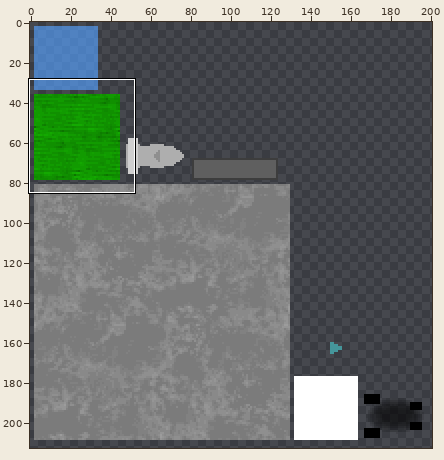
Two versions of one sprite sheet, core/assets/main.png. Above, an overview of the earlier version with the close-up marked.
Close-up. The starting point:
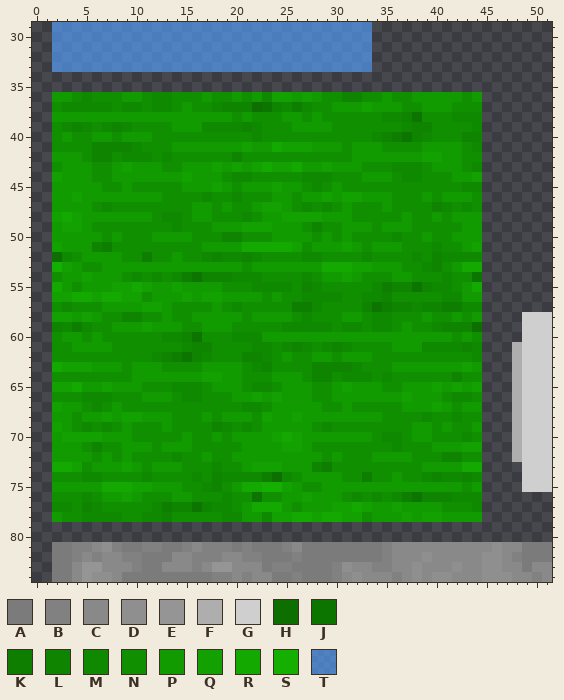
The file is 256x256 pixels. Pixels under 10% opacity are left out. Colours within 5 levels of each other are drawn and written as one. Shown: x 0..51, y 29..84. The wide view leaves out empty margins.
Palette (. is transparent): A #7b7b7b  B #818181  C #898989  D #8f8f8f  E #959595  F #aeaeae  G #cfcfcf  H #0c6f00  J #0c7500  K #0d7e00  L #0e8400  M #0f8a00  N #109000  P #119b00  Q #12a100  R #13a900  S #14af00  T #55a1ffa5
Once edited:
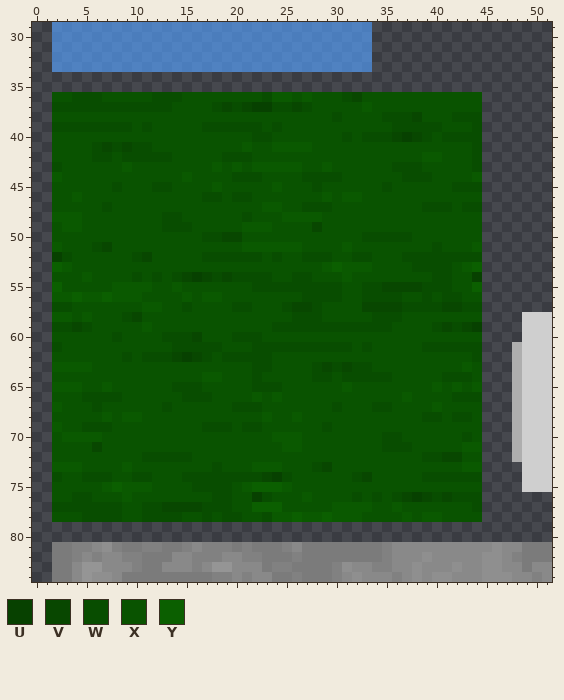
Colours new in this view: U #074100  V #084700  W #084d00  X #095300  Y #0b5f00
What changed:
colour Q: #12a100 -> #0a5900
y 36: x 2..23 PPNMNNNPPNMMNNNPNNPNPM -> XXWWWXXXXXWWWXXXXXXXXW; x 26 P -> X; x 28..44 PNNLLNNPNNPPPPPNP -> XXXWVXXXXXXXXXXXX
y 37: x 2..32 NMMMMMNMMNMMNPNNMLLLHJLMKMNNPPP -> WWWWWWWWWWWWXXXXWVWVUUWWVWXXXXX; x 34..44 PPPNNPPPNNN -> XXXXXXXXXXX
y 38: x 2..44 PPPPPPPPPPPPPPPPPPNPNNNPPNPNNNNNNMMLJNNNMMM -> XXXXXXXXXXXXXXXXXXXXXXXXXXXXWXXXXWWWVXXXWWW
y 39: x 2..44 NMLMNMLMNNNNPPPMMMMLMNNNPPPPNNNNNNNMLLNNNNM -> WWWWWWWWXWXXXXXWWWWWWXWXXXXXXXXXXXWWWWWXXXW
y 40: x 2..44 NPNNPPNPPPNNNNNNNNNNMNNNNNNNNNNNMLKJLMNNNLL -> XXXXXXXXXXXXXXXXXXXXWWXXXXXXXWXWWWVUVWXWWWW
y 41: x 2..20 NNNNLLLLMNNNPPPPPPP -> XXXXWVWVWWXXXXXXXXX; x 22..24 PPR -> XXQ; x 28..44 PPPNPPPNNNNPPPPNM -> XXXXXXXXXXXXXXXXW
y 42: x 2..38 PPPNLLNMMMNMNNNNNNLNNNNNNNNNNNPPPPPPP -> XXXXWWXWWWWWXXXXXWWWXXXXXXXXXXXXXXXXX; x 41..44 PPNN -> XXXW
y 43: x 2..8 NPPPNNP -> WXXXXXX; x 10..17 PPPNNPPP -> XXXXXXXX; x 19 P -> X; x 21 P -> X; x 23 R -> Q; x 26..28 RPP -> QXX; x 30..44 PPPNNNMMMNPPPNM -> XXXXXXWWWXXXXXW
y 44: x 3..14 PPPNNPPPPPPP -> XXXXXXXXXXXX; x 16..43 PPPNMMNNNNNMMMNNNPPPNMMNNNPP -> XXXXWWWXXXXWWWWXXXXXXWWWXXXX
y 45: x 2..17 PPPPPNNPNNNNNPPP -> XXXXXXWXXXWWXXXX; x 19..23 PNPPP -> XXXXX; x 25..44 PPNMNPNNNNNNNNNNNNMM -> XXXWXXXXXXWXXXXXXWWW
y 46: x 2..3 PP -> XX; x 5..28 PPPPPPPPNNNNMNNMNNNPPNPP -> XXXXXXXXXXXXWWXWWXXXXXXX; x 30 P -> X; x 33..44 PPPNNNPNPPPN -> XXXXXXXXXXXX
y 47: x 2..22 PPPPNMNNNNNNNNPPNPNNP -> XXXXXWXXXXXXXXXXXXXXX; x 25..44 PNMNMNPNNNPNNNNLMNMN -> XXWWWXXXXXXXXXWWWXWW
y 48: x 3 R -> Q; x 5..24 PPPPPPPNMMNPPNNNMNPP -> XXXXXXXXWWXXXXXXWXXX; x 29..44 PPPNNNNNPNNPNPPP -> XXXXXXXXXXXXXXXX
y 49: x 2 P -> X; x 5..20 PNNNNNNNNMNNNPPP -> XXXXXXXXWWWXXXXX; x 24..44 PPPNLNNPPPNPPPNNNNNPP -> XXXXVXXXXXXXXXXXXXXXX
y 50: x 2..44 PPPPPNPNNNPPPPNNNLLNNNPPPPNPNPNNNNMNNPNNPPP -> XXXXXXXXXXXXXXXWWVVXXXXXXXXXXXXWWWWWXXXXXXX
y 51: x 3..25 PPPLKNNNNNNNNNPPPPRRRRR -> XXXWVXXXXXXXXXXXXXQQQQQ; x 27..30 NPPP -> XXXX; x 32..43 PNPPPNNNMNNP -> XXXXXXXXWXXX
y 52: x 2..44 HMNPPPPNNKNNPNNMLMMLMNNNNMMNNNNMNNNNMNLMMMM -> UWXXXXXXWVXXXXXWWWWWWXWXXWWWXXWWXXXWWWWWWWW
y 53: x 2 S -> Y; x 4..31 PNNPPPPPPPPPPPPPPNPPPPPPPRRR -> XXXXXXXXXXXXXXXXXXXXXXXXXQYQ; x 34..44 PPPNNMLNPRR -> XXXXWWWWXQY
y 54: x 2..4 NPP -> XXX; x 6..30 PPPNMNMNMKJLLLMMMNNNNMNPP -> XXXXWXWXWVUVWVWWWWXXWWXXX; x 32..44 PNNNPPNNNMNNJ -> XXXXXXXXWWXXU
y 55: x 2..7 RPNPPP -> YXXXXX; x 10 R -> Q; x 12..13 PP -> XX; x 15..44 PPPPNNNMMMMNLMNNNNNMKLLJLMMNPR -> XXXXXXXWWWWWWWWWXXWWVVVVWWWXXY
y 56: x 4..5 RR -> YQ; x 7..8 RR -> YQ; x 11..14 NPPP -> XXXX; x 16 P -> X; x 19..44 PPPPNPNNMMMMNNMMLNNNNNMMPP -> XXXXXXXXWWWWXXWWWWXXWXWWXX
y 57: x 2..10 NMNNNPPPP -> WWXXXXXXX; x 13..44 PNNNNPNMNNNNNKKMNNNNLJKLLMLLKKMM -> XXWXXXXWWXXXWVVWXXXXVVVVWWWWVVWW
y 58: x 4 P -> X; x 6..44 PNNLLNNPNNPPPPPNPPPPNMNNNPPNMMNNNPNNPNP -> XXXWVXXXXXXXXXXXXXXXWWWXXXXXWWWXXXXXXXX
y 59: x 2..10 LMKMNNPPP -> WWVWXXXXX; x 12..44 PPPNNPPPNNNNNMMMMMNMMNMMNPNNMLLLH -> XXXXXXXXXXXXWWWWWWWWWWWWXXXXWVWVU
y 60: x 2..44 NPPNPNNNNNNMMLJNNNMMMPPPPPPPPPPPPPPPPPPPNPN -> XXXXXXWXXXXWWWVXXXWWWXXXXXXXXXXXXXXXXXXXXXX
y 61: x 2..44 NNPPPPNNNNNNNMLLNNNNMMNMLMNMLMNNNNPPPMMMMLM -> WXXXXXXXXXXXWWWWWXXXWWWWWWWWWWXWXXXXXWWWWWW
y 62: x 2..44 NNNNNNNNNNMLKJLMNNNLLMNPNNPPNPPPNNNNNNNNNNM -> XXXXXXXWXWWWVUVWXWWWWWXXXXXXXXXXXXXXXXXXXXW
y 63: x 2 R -> Q; x 6..42 PPPNPPPNNNNPPPPNMLNNNNLLLLMNNNPPPPPPP -> XXXXXXXXXXXXXXXXWWXXXXWVWVWWXXXXXXXXX; x 44 P -> X
y 64: x 2..16 NNNNNNNNPPPPPPP -> XXXXXXXXXXXXXXX; x 19..44 PPNNNPPPNLLNMMMNMNNNNNNLNN -> XXXWXXXXXWWXWWWWWXXXXXWWWX
y 65: x 4..6 RPP -> QXX; x 8..30 PPPNNNMMMNPPPNMMNPPPNNP -> XXXXXXWWWXXXXXWWWXXXXXX; x 32..39 PPPNNPPP -> XXXXXXXX; x 41 P -> X; x 43 P -> X
y 66: x 2..21 NNNMMMNNNPPPNMMNNNPP -> XXXWWWWXXXXXXWWWXXXX; x 23 P -> X; x 25..36 PPPNNPPPPPPP -> XXXXXXXXXXXX; x 38..44 PPPNMMN -> XXXXWWW
y 67: x 3..39 PPNMNPNNNNNNNNNNNNMMNPPPPPNNPNNNNNPPP -> XXXWXXXXXXWXXXXXXWWWXXXXXXXWXXXWWXXXX; x 41..44 PNPP -> XXXX
y 68: x 2..6 PPNPP -> XXXXX; x 8 P -> X; x 11..22 PPPNNNPNPPPN -> XXXXXXXXXXXX; x 24..25 PP -> XX; x 27..44 PPPPPPPPNNNNMNNMNN -> XXXXXXXXXXXXWWXWWX
y 69: x 3..44 PNMNMNPNNNPNNNNLMNMNPPPPPNMNNNNNNNNPPNPNNP -> XXWWWXXXXXXXXXWWWXWWXXXXXXWXXXXXXXXXXXXXXX
y 70: x 2 P -> X; x 7..23 PPPNNNNNPNNPNPPPP -> XXXXXXXXXXXXXXXXX; x 25 R -> Q; x 27..44 PPPPPPPNMMNPPNNNMN -> XXXXXXXXWWXXXXXXWX
y 71: x 2..24 PPPNLNNPPPNPPPNNNNNPPPP -> XXXXVXXXXXXXXXXXXXXXXXX; x 27..42 PNNNNNNNNMNNNPPP -> XXXXXXXXWWWXXXXX
y 72: x 2..44 PPPPNPNPNNNNMNNPNNPPPPPPPPPNPNNNPPPPNNNLLNN -> XXXXXXXXXWWWWWXXXXXXXXXXXXXXXXXXXXXXXWWVVXX
y 73: x 2..3 RR -> QQ; x 5..8 NPPP -> XXXX; x 10..21 PNPPPNNNMNNP -> XXXXXXXXWXXX; x 25..44 PPPLKNNNNNNNNNPPPPRR -> XXXWVXXXXXXXXXXXXXQQ
y 74: x 2..44 NNNMMNNNNMNNNNMNLMMMMKHMNPPPPNNKNNPNNMLMMLM -> WXXWWWXXWWXXXWWWWWWWWVUWXXXXXXWVXXXXXWWWWWW
y 75: x 2..9 PPPPPRRR -> XXXXXQYQ; x 12..24 PPPNNMLNPRRSS -> XXXXWWWWXQYYY; x 26..44 PNNPPPPPPPPPPPPPPNP -> XXXXXXXXXXXXXXXXXXX
y 76: x 2..8 NNNMNPP -> XXWWXXX; x 10..26 PNNNPPNNNMNNJNNPP -> XXXXXXXXWWXXUWXXX; x 28..44 PPPNMNMNMKJLLLMMM -> XXXXWXWXWVUVWVWWW
y 77: x 2..29 MMNLMNNNNNMKLLJLMMNPRRRPNPPP -> WWWWWWWXXWWVVVVWWWXXYYYXXXXX; x 32 R -> Q; x 34..35 PP -> XX; x 37..44 PPPPNNNM -> XXXXXXXW
y 78: x 2..23 PNNMMMMNNMMLNNNNNMMPPM -> XXXWWWWXXWWWWXXWXWWXXW; x 26..27 RR -> YQ; x 29..30 RR -> YQ; x 33..36 NPPP -> XXXX; x 38 P -> X; x 41..44 PPPP -> XXXX
Pixel boxes of the changes (left, top, right, bottom) in both close-ups:
changed: (52, 92, 482, 522)
